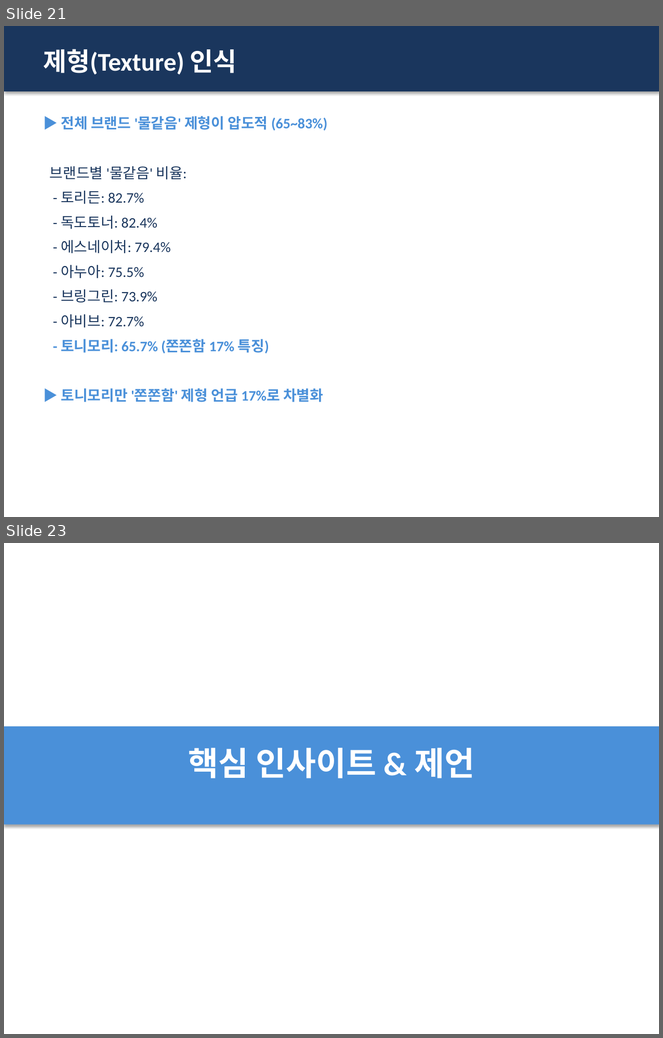
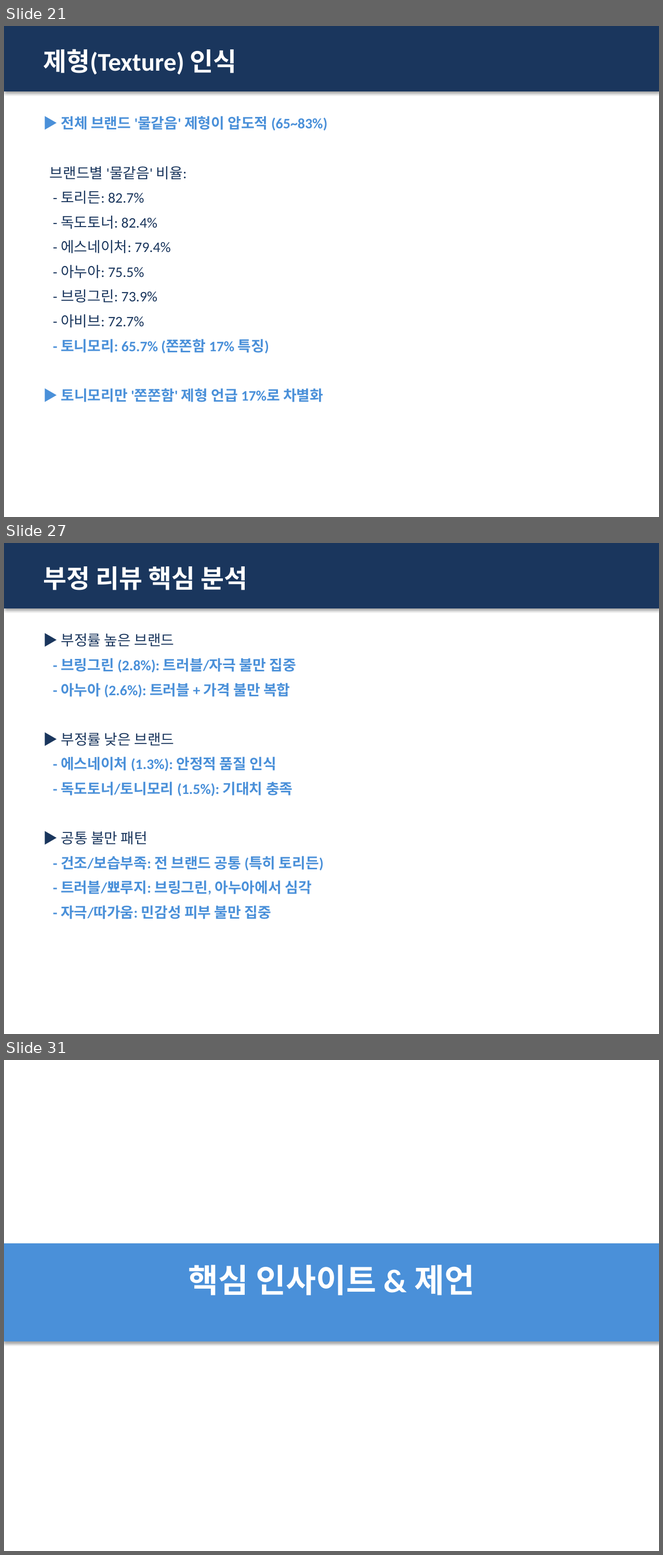
Before and after one commit to leeyoonsun53/review_analysis, a slide deck: output/토너_리뷰분석_리포트.pptx. Shown one above the other, each under a label of ours: slides 21 and 23 before the commit, slides 21, 27 and 31 after it; the slides between them are not shown. The pictures are 663x1038 and 663x1555 pixels, drawn with LibreOffice and Linux fonts; fonts in the diff are those of the drawing. Boxes give left, top, right and bottom in pixels: in the first picture for what was removed or moved away, otherwise in the second. Text is boxed around its words. In the diff, an @@ line names an element or a change of style, - is before the commit and + after.

```diff
--- a/output/토너_리뷰분석_리포트.pptx
+++ b/output/토너_리뷰분석_리포트.pptx
@@ slide 27 added at (4,543,659,1034), background #FFFFFF @@
@@ rectangle added at (4,543,659,609), fill #1A365D @@
@@ text added at (43,566,248,590), 28 pt, text #FFFFFF, bold @@
+부정 리뷰 핵심 분석
@@ text added at (61,633,324,919), 16 pt, text #4A90D9, bold @@
+▶ 부정률 높은 브랜드
+- 브링그린 (2.8%): 트러블/자극 불만 집중
+- 아누아 (2.6%): 트러블 + 가격 불만 복합
+▶ 부정률 낮은 브랜드
+- 에스네이처 (1.3%): 안정적 품질 인식
+- 독도토너/토니모리 (1.5%): 기대치 충족
+▶ 공통 불만 패턴
+- 건조/보습부족: 전 브랜드 공통 (특히 토리든)
+- 트러블/뾰루지: 브링그린, 아누아에서 심각
+- 자극/따가움: 민감성 피부 불만 집중
@@ what was slide 23 is now slide 31 @@
```
Also in this commit, not shown: 4 slides changed, 7 other slides added, 1 other file.
